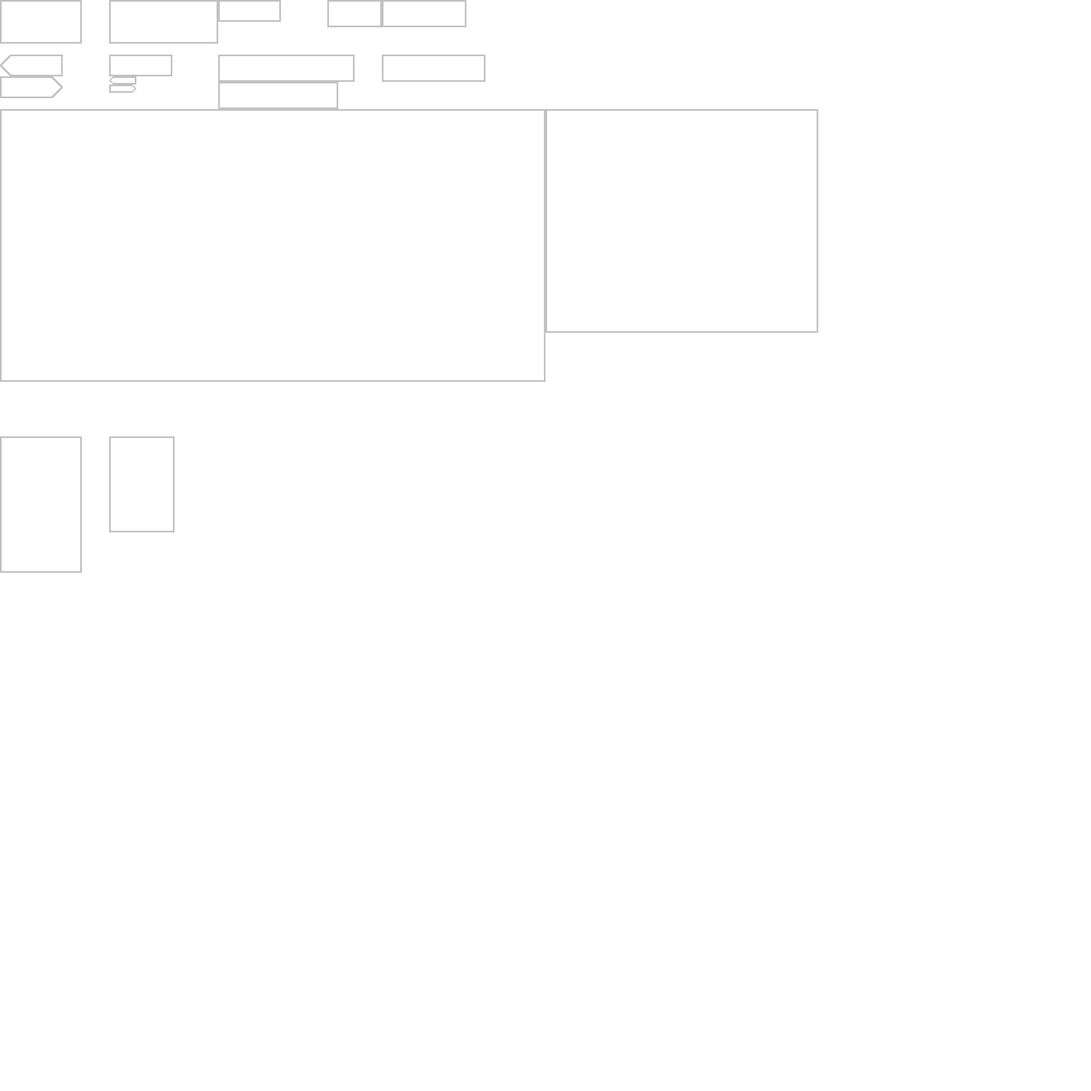
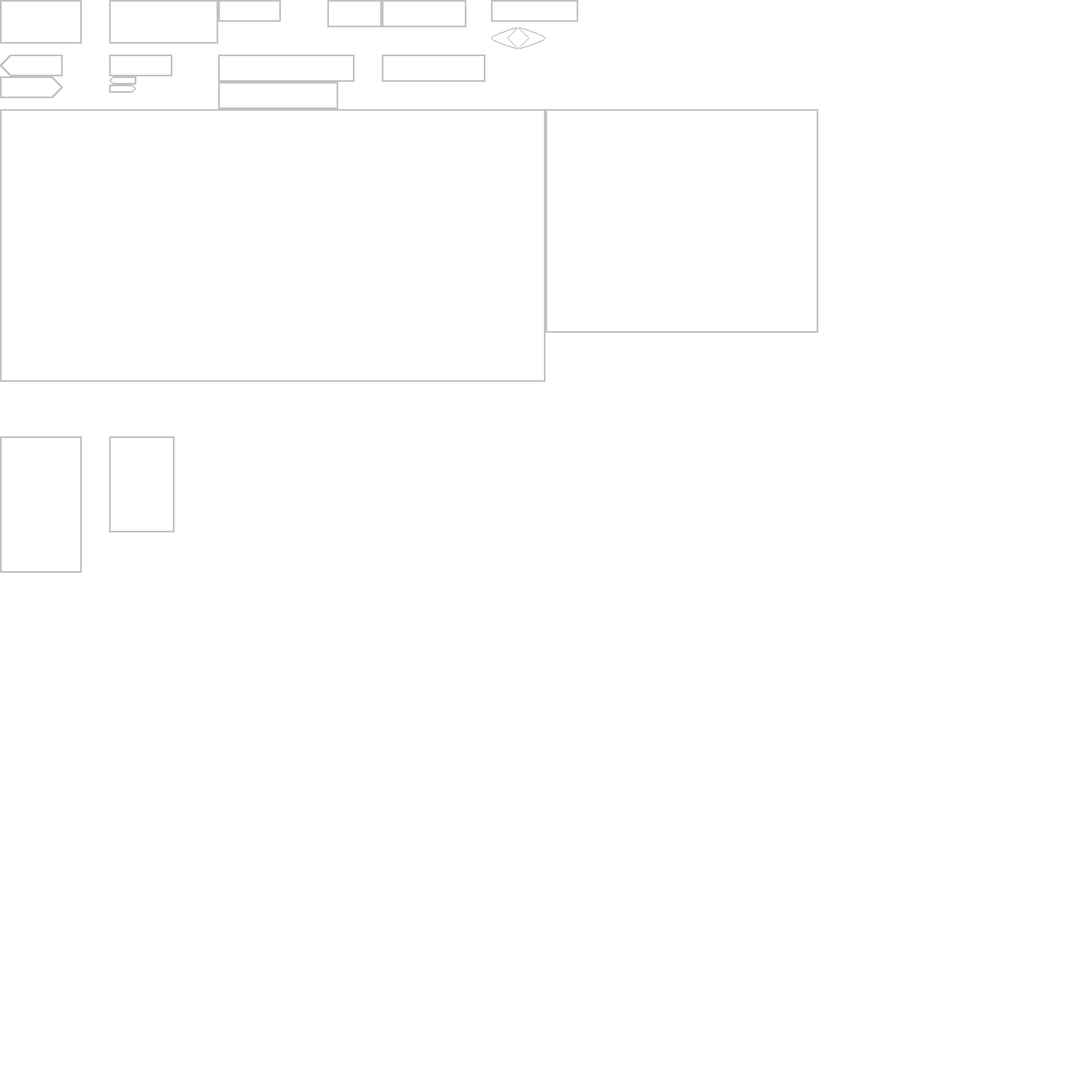
Comparing the layer stacks of the two 1091x1091 images. Changes:
painted on "Background" over [491, 0, 579, 50]
